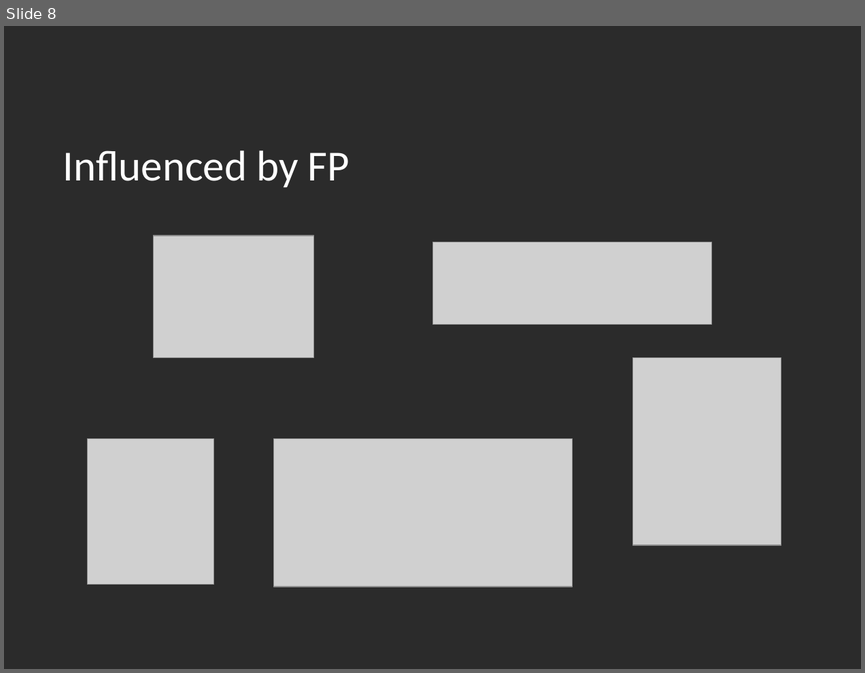
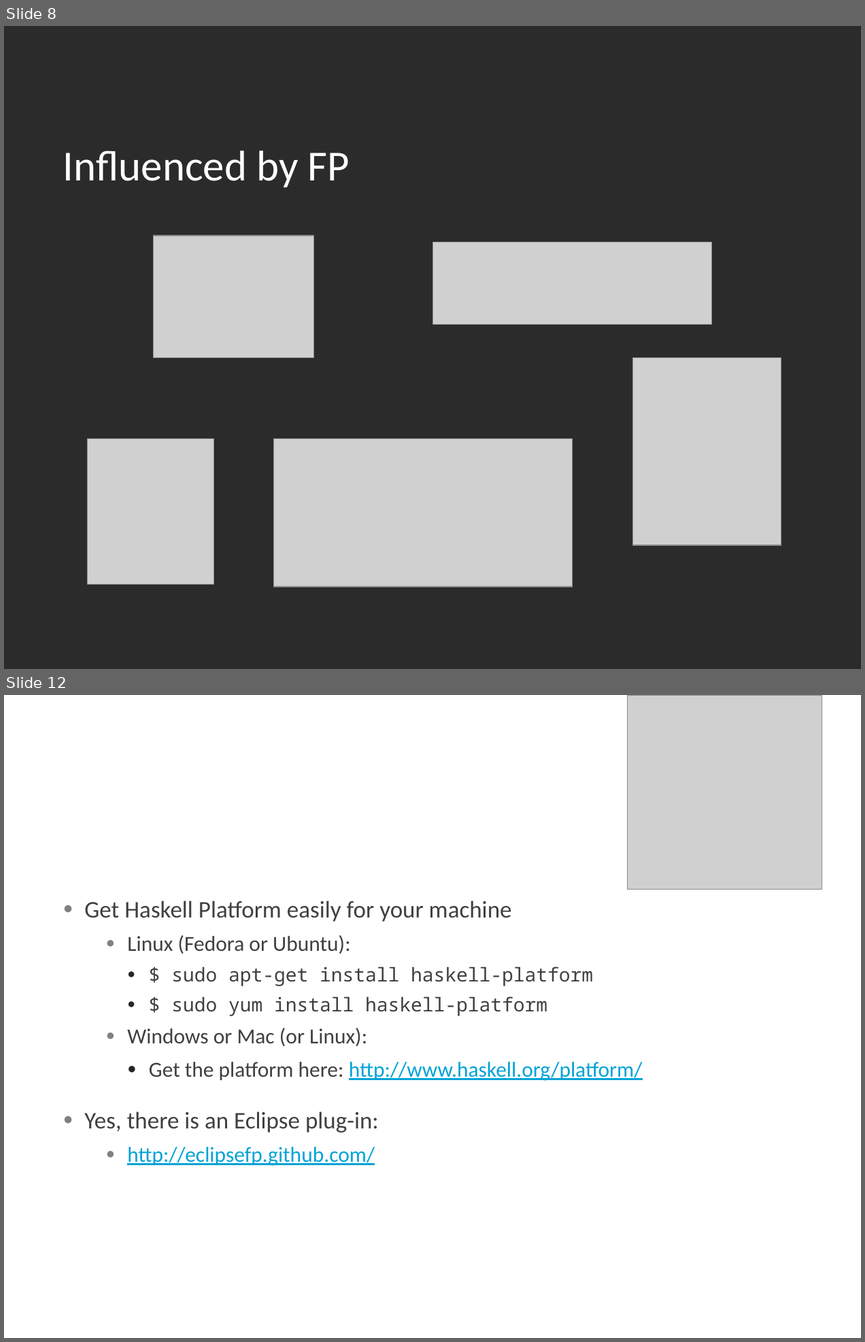
Before and after one commit to AtomicMegaNerd/fnprogfun1, a slide deck: fnprogfun1.pptx. Shown one above the other, each under a label of ours: slide 8 before the commit, slides 8 and 12 after it; the slides between them are not shown. The pictures are 865x673 and 865x1342 pixels, drawn with LibreOffice and Linux fonts; fonts in the diff are those of the drawing; grey boxes stand for pictures; background and template pictures are left out; a plain dark background stands for a picture behind light text. Boxes give left, top, right and bottom in pixels: in the first picture for what was removed or moved away, otherwise in the second. Text is boxed around its words. In the diff, an @@ line names an element or a change of style, - is before the commit and + after.

```diff
--- a/fnprogfun1.pptx
+++ b/fnprogfun1.pptx
@@ slide 12 added at box(4, 695, 861, 1338), background picture (left out) @@
@@ picture added at box(627, 695, 821, 889) @@
@@ title added at box(54, 756, 834, 863), 36 pt, text #FFFFFF @@
+Want to try Haskell?
@@ text added at box(84, 900, 643, 1166), 18 pt, text #404040 @@
+● Get Haskell Platform easily for your machine
+    ● Linux (Fedora or Ubuntu):
+      ● $ sudo apt-get install haskell-platform
+      ● $ sudo yum install haskell-platform
+    ● Windows or Mac (or Linux):
+      ● Get the platform here: http://www.haskell.org/platform/
+● Yes, there is an Eclipse plug-in:
+    ● http://eclipsefp.github.com/
```
Also in this commit, not shown: 3 slides changed, 1 other slide added, 3 other files.
